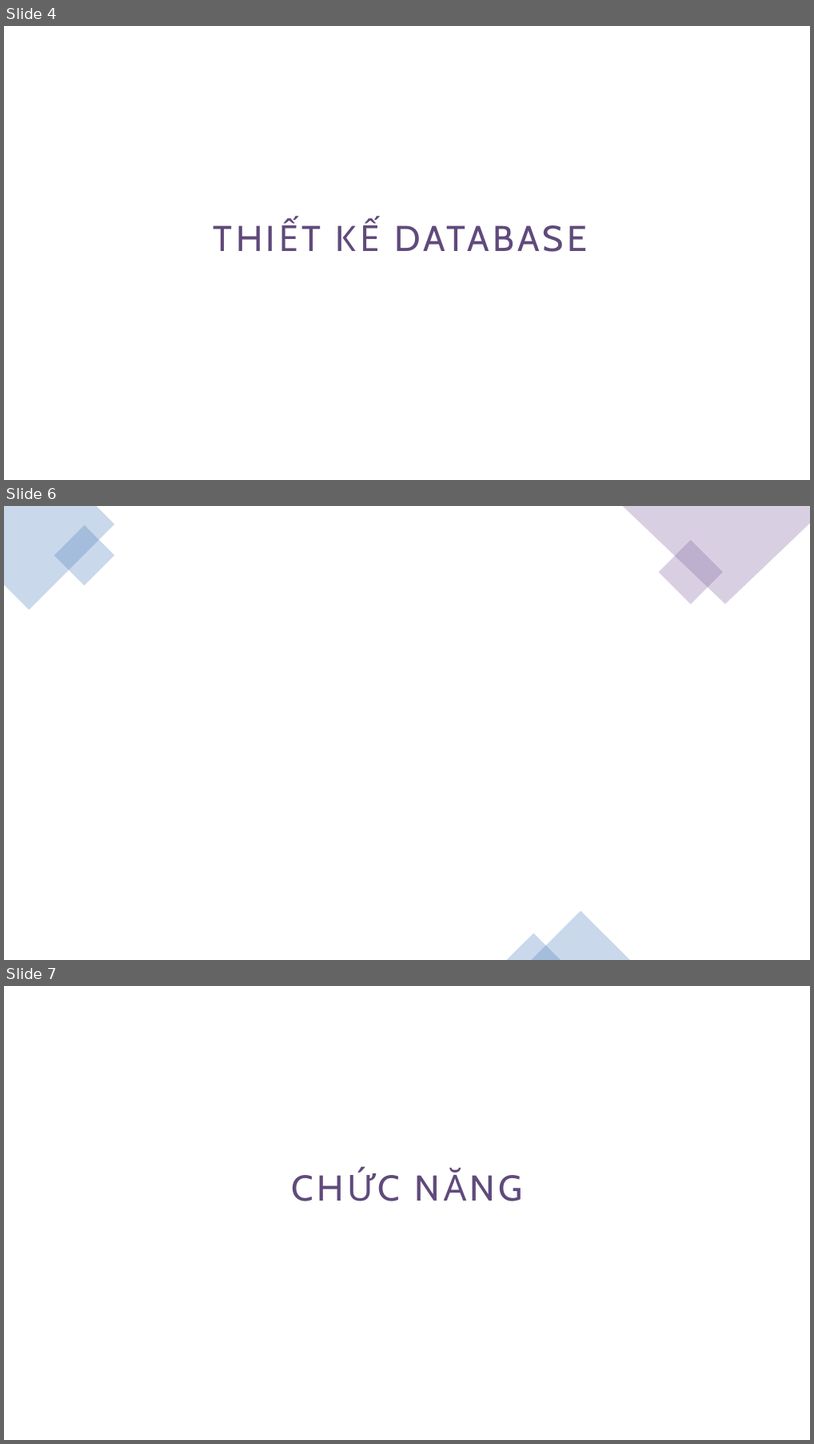
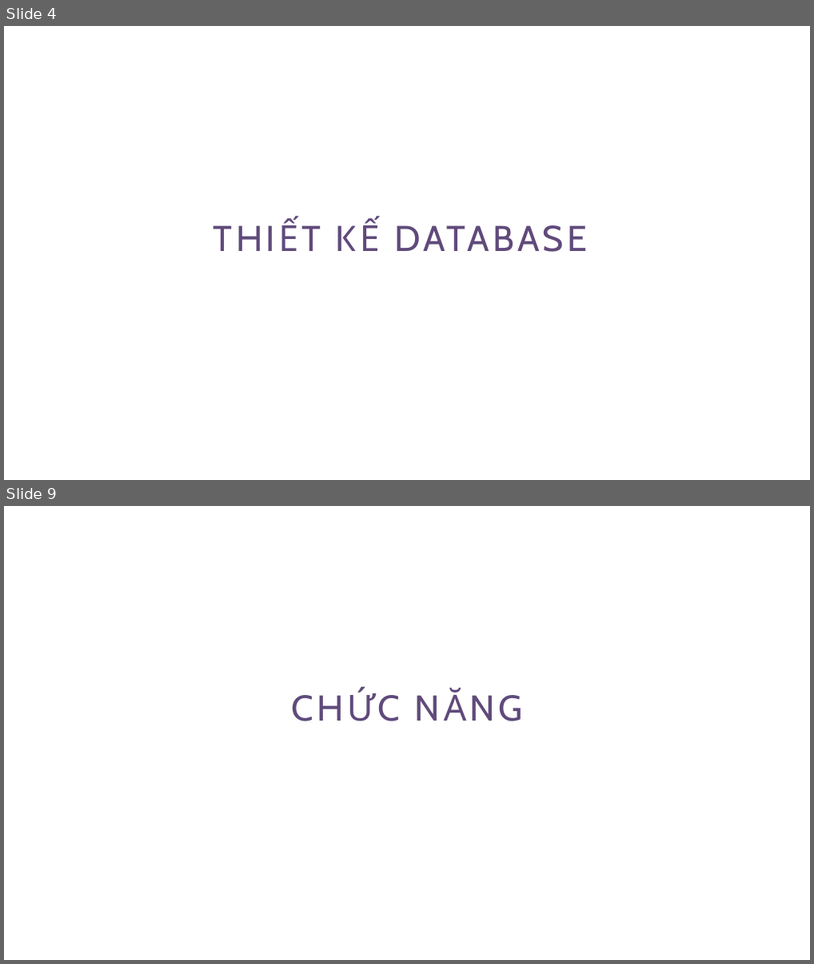
Before and after one commit to loilunhp007/qltvJava, a slide deck: TEST1.pptx. Shown one above the other, each under a label of ours: slides 4, 6 and 7 before the commit, slides 4 and 9 after it; the slides between them are not shown. The pictures are 814x1444 and 814x964 pixels, drawn with LibreOffice and Linux fonts; fonts in the diff are those of the drawing. Boxes give left, top, right and bottom in pixels: in the first picture for what was removed or moved away, otherwise in the second. Text is boxed around its words. In the diff, an @@ line names an element or a change of style, - is before the commit and + after.

```diff
--- a/TEST1.pptx
+++ b/TEST1.pptx
@@ slide 6 removed at bbox=[4, 506, 810, 960], background #FFFFFF @@
@@ freeform shape removed at bbox=[4, 506, 114, 610] @@
@@ rectangle removed at bbox=[54, 525, 114, 586] @@
@@ freeform shape removed at bbox=[622, 506, 810, 604] @@
@@ rectangle removed at bbox=[659, 540, 723, 604] @@
@@ triangle removed at bbox=[531, 911, 630, 960] @@
@@ triangle removed at bbox=[507, 932, 562, 959] @@
@@ what was slide 7 is now slide 9 @@
```
Also in this commit, not shown: 3 slides added.
